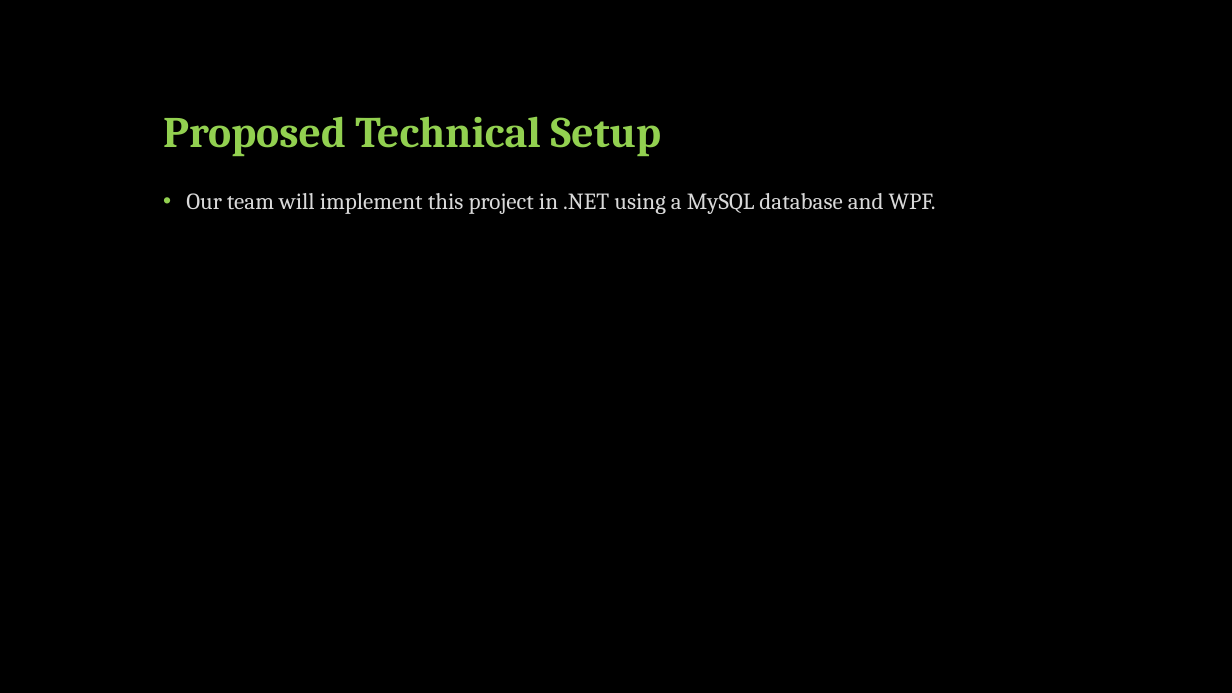
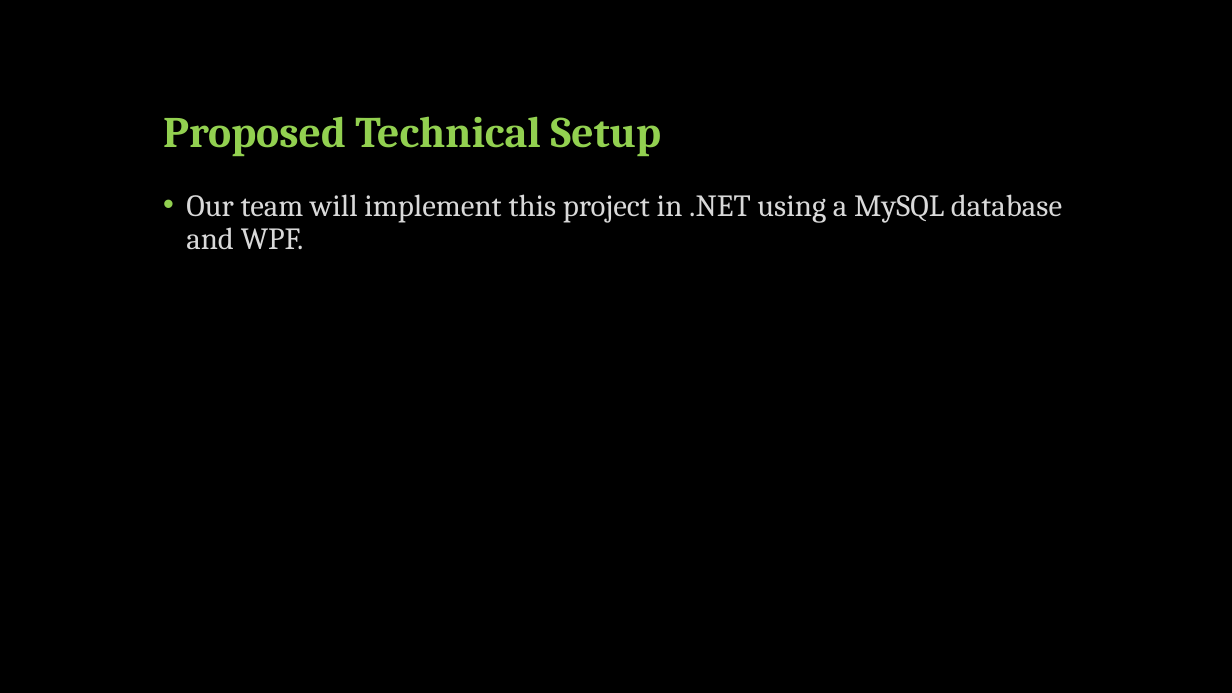
Before and after one commit to CS341-Group-2/sprint-1-presentation, a slide deck: slide 11 of Group 2 Introductory Presentation.pptx. Drawn at 1232x693 pixels with LibreOffice and Linux fonts; fonts in the diff are those of the drawing. Boxes give left, top, right and bottom in pixels: in the first picture for what was removed or moved away, otherwise in the second. Text is boxed around its words. In the diff, an @@ line names an element or a change of style, - is before the commit and + after.

```diff
--- a/Group 2 Introductory Presentation.pptx
+++ b/Group 2 Introductory Presentation.pptx
@@ text "Our team will implement this ..." at [186,194,1062,249]: size 18 to 24 pt @@
```
Also in this commit, not shown: 1 other slide changed.
